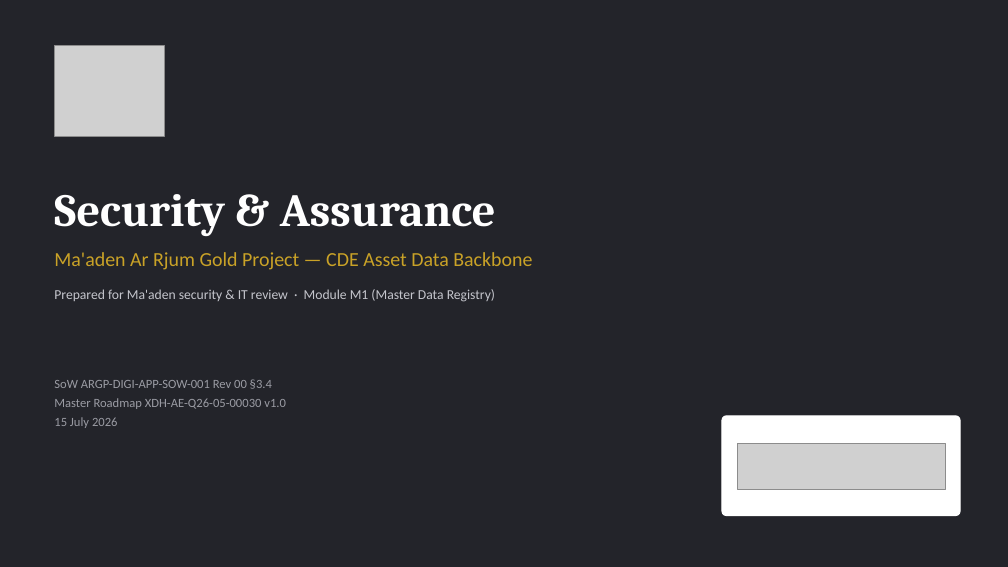
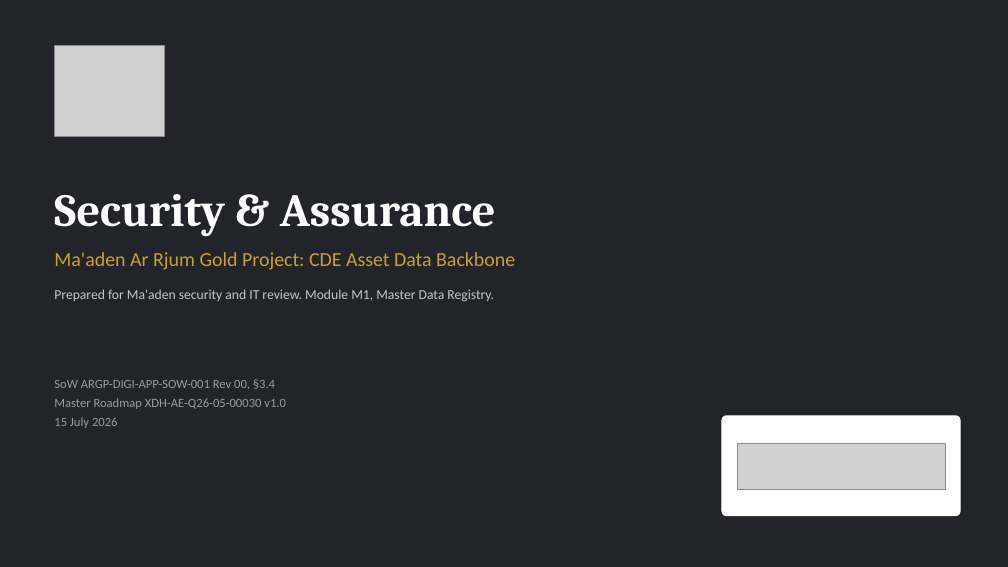
Before and after one commit to XDH-AngelBalilo/XDH_Maaden, a slide deck: slide 1 of RFQ Doc/2026.07.15 Security Pack/Maaden ARGP - Security & Assurance.pptx. Drawn at 1008x567 pixels with LibreOffice and Linux fonts; fonts in the diff are those of the drawing; grey boxes stand for pictures. Boxes give left, top, right and bottom in pixels: in the first picture for what was removed or moved away, otherwise in the second. Text is boxed around its words. In the diff, an @@ line names an element or a change of style, - is before the commit and + after.

```diff
--- a/RFQ Doc/2026.07.15 Security Pack/Maaden ARGP - Security & Assurance.pptx
+++ b/RFQ Doc/2026.07.15 Security Pack/Maaden ARGP - Security & Assurance.pptx
@@ text at (54, 252, 515, 270): text changed @@
-Ma'aden Ar Rjum Gold Project — CDE Asset Data Backbone
+Ma'aden Ar Rjum Gold Project: CDE Asset Data Backbone
@@ text at (54, 289, 494, 302): text changed @@
-Prepared for Ma'aden security & IT review · Module M1 (Master Data Registry)
+Prepared for Ma'aden security and IT review. Module M1, Master Data Registry.
@@ text at (54, 379, 275, 389): text changed @@
-SoW ARGP-DIGI-APP-SOW-001 Rev 00 §3.4
+SoW ARGP-DIGI-APP-SOW-001 Rev 00, §3.4
```
Also in this commit, not shown: 9 other slides changed, 1 other file.
